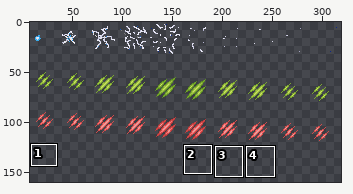
Sprite sheet: Resources/AwesomeGuns/Weapons/SPRITES/Hits.gif. Above: a wide view before the commit, with the close-up outlined.
Close-up. First the earlier version:
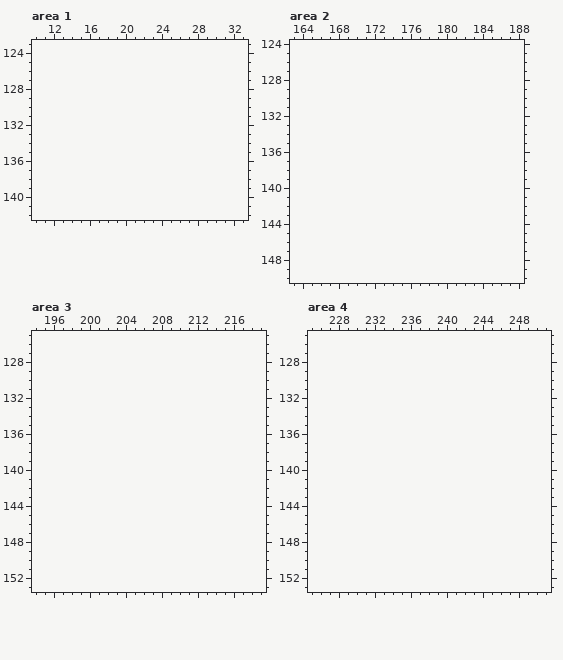
The file is 320x120 pixels. Shown: area 1: x 10..33, y 123..142; area 2: x 163..188, y 124..150; area 3: x 194..219, y 125..153; area 4: x 225..251, y 125..153. The old version is drawn lined up with the new one, on the new canvas. The wide view leaves out empty margins. The commit also changed other parts of the picture, which this record leaves out.
After:
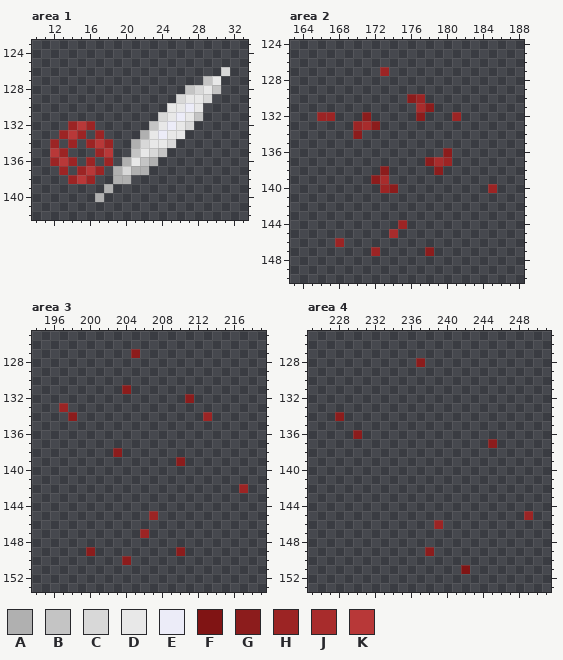
Palette (. is transparent): A #b0b0b0  B #c4c4c4  C #d8d8d8  D #e8e8e8  E #ececf8  F #801414  G #8c1c1c  H #9c2424  J #a82c2c  K #b83838
The exact change:
canvas 320x120 -> 320x160
Area 1:
y 126: x 31 . -> C
y 127: x 29..30 .. -> BD
y 128: x 27..30 .... -> BCDB
y 129: x 26..29 .... -> CDDC
y 130: x 25..28 .... -> DDED
y 131: x 24..28 ..... -> CDEDB
y 132: x 14..16 ... -> HKH; x 23..27 ..... -> BDEDC
y 133: x 13..15 ... -> HKH; x 17 . -> H; x 22..26 ..... -> ADEDD
y 134: x 12 . -> H; x 14 . -> H; x 16..18 ... -> HKH; x 21..25 ..... -> ACDDC
y 135: x 12..13 .. -> KH; x 17..18 .. -> HK; x 21..24 .... -> BDCB
y 136: x 12..14 ... -> HKH; x 16 . -> H; x 18 . -> H; x 20..23 .... -> ADBA
y 137: x 13 . -> H; x 15..17 ... -> HKH; x 19..22 .... -> ACAA
y 138: x 14..16 ... -> HKH; x 19..20 .. -> AA
y 139: x 18 . -> A
y 140: x 17 . -> A
Area 2:
y 127: x 173 . -> H
y 130: x 176..177 .. -> GH
y 131: x 177..178 .. -> JG
y 132: x 166..167 .. -> HH; x 171 . -> G; x 177 . -> G; x 181 . -> H
y 133: x 170..172 ... -> HJG
y 134: x 170 . -> G
y 136: x 180 . -> G
y 137: x 178..180 ... -> GJH
y 138: x 173 . -> G; x 179 . -> G
y 139: x 172..173 .. -> GJ
y 140: x 173..174 .. -> HG; x 185 . -> H
y 144: x 175 . -> H
y 145: x 174 . -> J
y 146: x 168 . -> H
y 147: x 172 . -> H; x 178 . -> G
Area 3:
y 127: x 205 . -> G
y 131: x 204 . -> G
y 132: x 211 . -> G
y 133: x 197 . -> H
y 134: x 198 . -> G; x 213 . -> H
y 138: x 203 . -> G
y 139: x 210 . -> G
y 142: x 217 . -> H
y 145: x 207 . -> H
y 147: x 206 . -> H
y 149: x 200 . -> G; x 210 . -> G
y 150: x 204 . -> G
Area 4:
y 128: x 237 . -> G
y 134: x 228 . -> G
y 136: x 230 . -> G
y 137: x 245 . -> G
y 145: x 249 . -> H
y 146: x 239 . -> H
y 149: x 238 . -> G
y 151: x 242 . -> F
